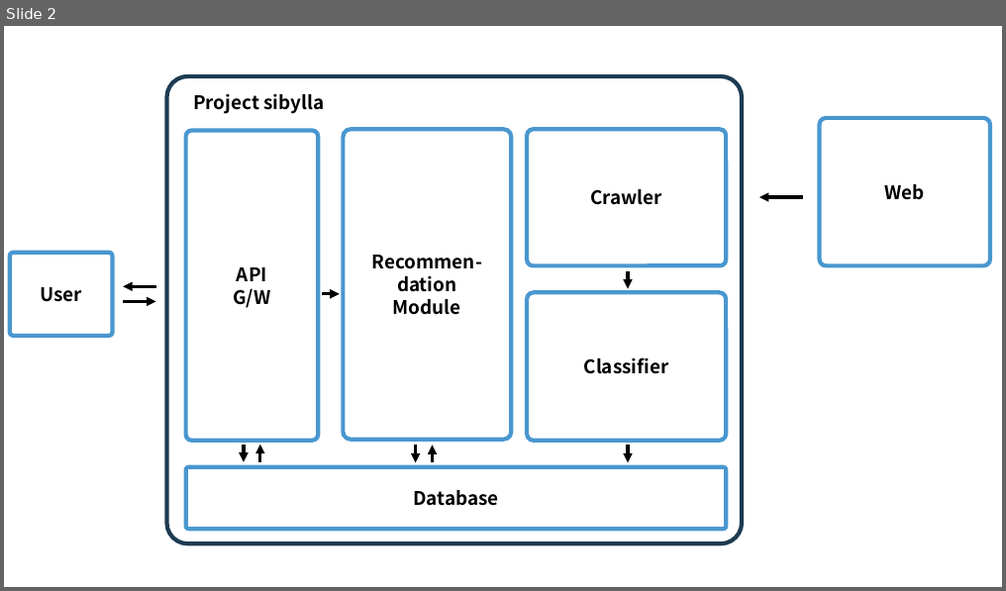
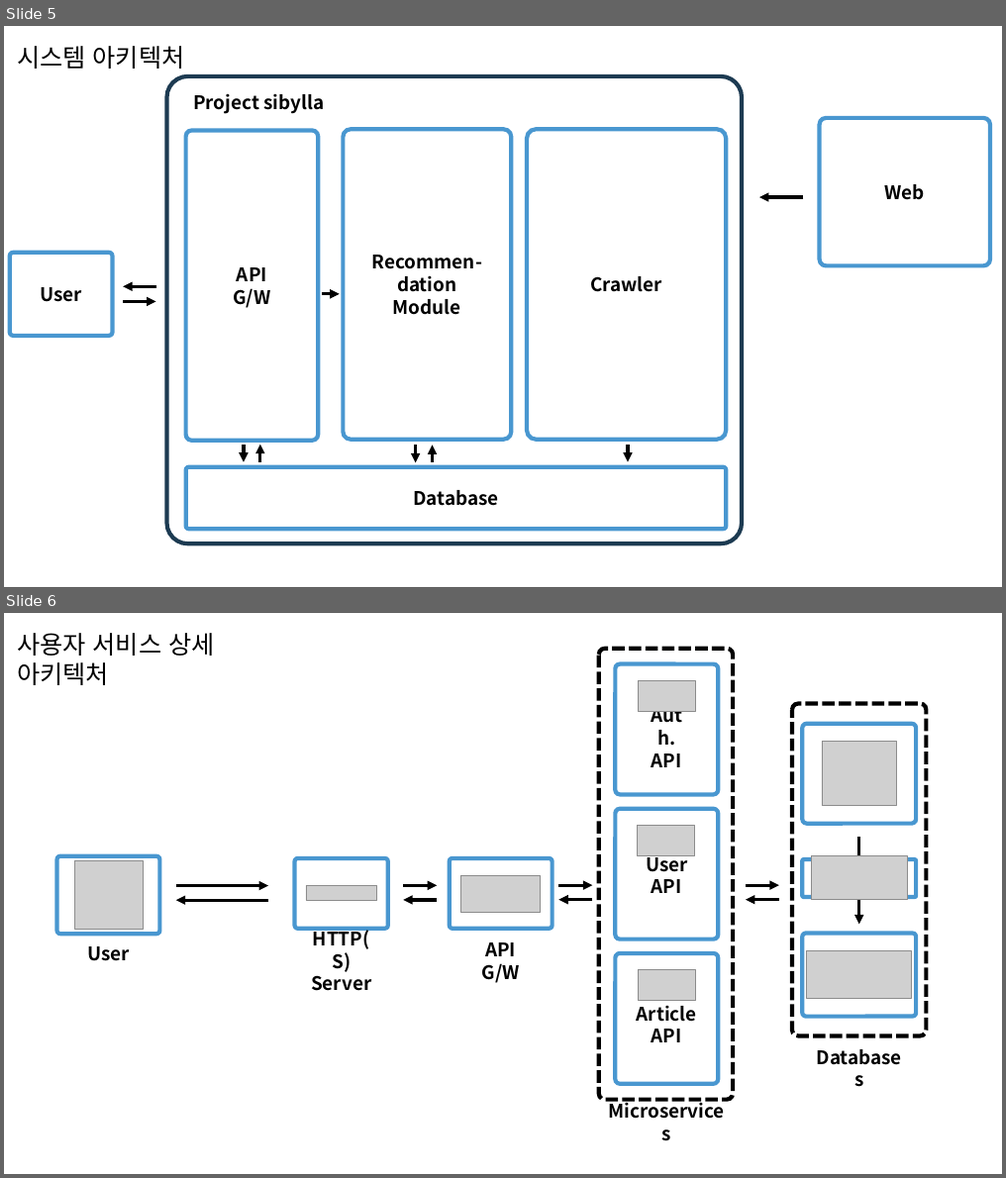
Before and after one commit to Laterality/sibylla, a slide deck: docs/raws/diagrams.pptx. Shown one above the other, each under a label of ours: slide 2 before the commit, slides 5 and 6 after it. The pictures are 1006x591 and 1006x1178 pixels, drawn with LibreOffice and Linux fonts; fonts in the diff are those of the drawing; grey boxes stand for pictures. Boxes give left, top, right and bottom in pixels: in the first picture for what was removed or moved away, otherwise in the second. Text is boxed around its words. In the diff, an @@ line names an element or a change of style, - is before the commit and + after.

```diff
--- a/docs/raws/diagrams.pptx
+++ b/docs/raws/diagrams.pptx
@@ slide 6 added at bbox=[4, 613, 1002, 1174], background #FFFFFF @@
@@ text added at bbox=[17, 633, 214, 685], 24 pt, text #000000 @@
+사용자 서비스 상세 아키텍처
@@ rounded rectangle added at bbox=[57, 857, 159, 934], fill #FFFFFF, outline #4997D0 4 pt @@
@@ picture added at bbox=[74, 861, 143, 929] @@
@@ rounded rectangle added at bbox=[294, 859, 388, 929], fill #FFFFFF, outline #4997D0 4 pt @@
@@ rounded rectangle added at bbox=[450, 859, 552, 929], fill #FFFFFF, outline #4997D0 4 pt @@
@@ picture added at bbox=[461, 875, 541, 913] @@
@@ group added at bbox=[792, 703, 927, 1083]: 4 rounded rectangles, 3 pictures, 1 text, 1 arrow @@
+Databases
@@ arrow added from (176, 886) to (268, 886), #000000 3 pt @@
@@ arrow added from (268, 900) to (176, 900), #000000 3 pt @@
@@ picture added at bbox=[306, 885, 377, 900] @@
@@ arrow added from (403, 885) to (437, 885), #000000 3 pt @@
@@ arrow added from (437, 900) to (403, 900), #000000 3 pt @@
@@ arrow added from (558, 885) to (592, 885), #000000 3 pt @@
@@ arrow added from (592, 900) to (558, 900), #000000 3 pt @@
@@ arrow added from (746, 885) to (779, 885), #000000 3 pt @@
@@ arrow added from (779, 900) to (746, 900), #000000 3 pt @@
@@ text added at bbox=[311, 927, 371, 991], 18 pt, text #000000, bold @@
+HTTP(S)
+Server
@@ text added at bbox=[87, 947, 130, 961], 18 pt, text #000000, bold @@
+User
@@ text added at bbox=[482, 943, 520, 983], 18 pt, text #000000, bold @@
+API
+G/W
@@ group added at bbox=[599, 649, 735, 1137]: 4 rounded rectangles, 4 texts, 3 pictures @@
+Auth.
+API
+Article
+API
+User
+API
+Microservices
@@ what was slide 2 is now slide 5 @@
@@ slide 5 changed as well @@
@@ text added at bbox=[17, 46, 185, 69], 24 pt, text #000000 @@
+시스템 아키텍처
@@ rounded rectangle: place and size @@
-rounded rectangle at bbox=[528, 129, 727, 267]
+rounded rectangle at bbox=[528, 129, 727, 439]
@@ text "Crawler": place and size @@
-text "Crawler" at bbox=[590, 189, 662, 205]
+text "Crawler" at bbox=[590, 276, 662, 292]
@@ rounded rectangle removed at bbox=[528, 292, 727, 441] @@
@@ arrow removed from (628, 272) to (628, 288) @@
@@ text removed at bbox=[584, 358, 669, 374] @@
-Classifier
```
Also in this commit, not shown: 1 other slide changed, 5 other slides added, 7 other files.
